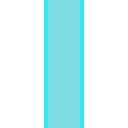
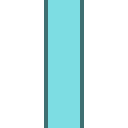
Layer changes from the first w=128, h=128 image to the second:
painted on "Layer 1" over [44, 0, 84, 128]
